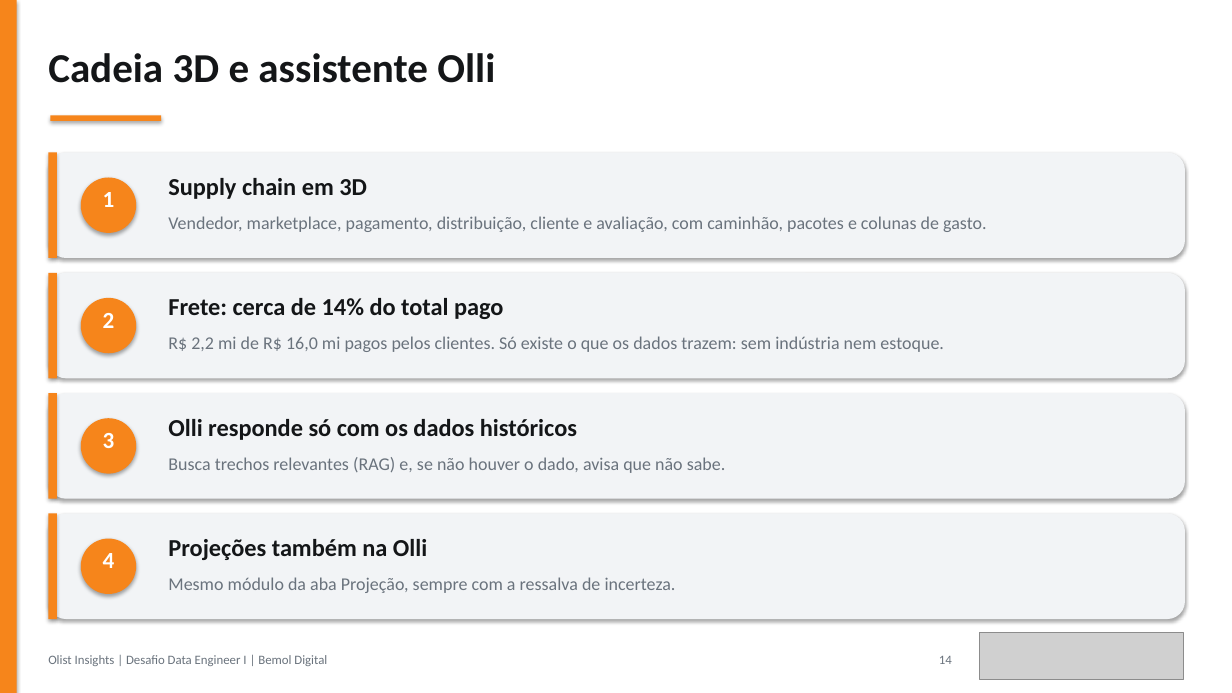
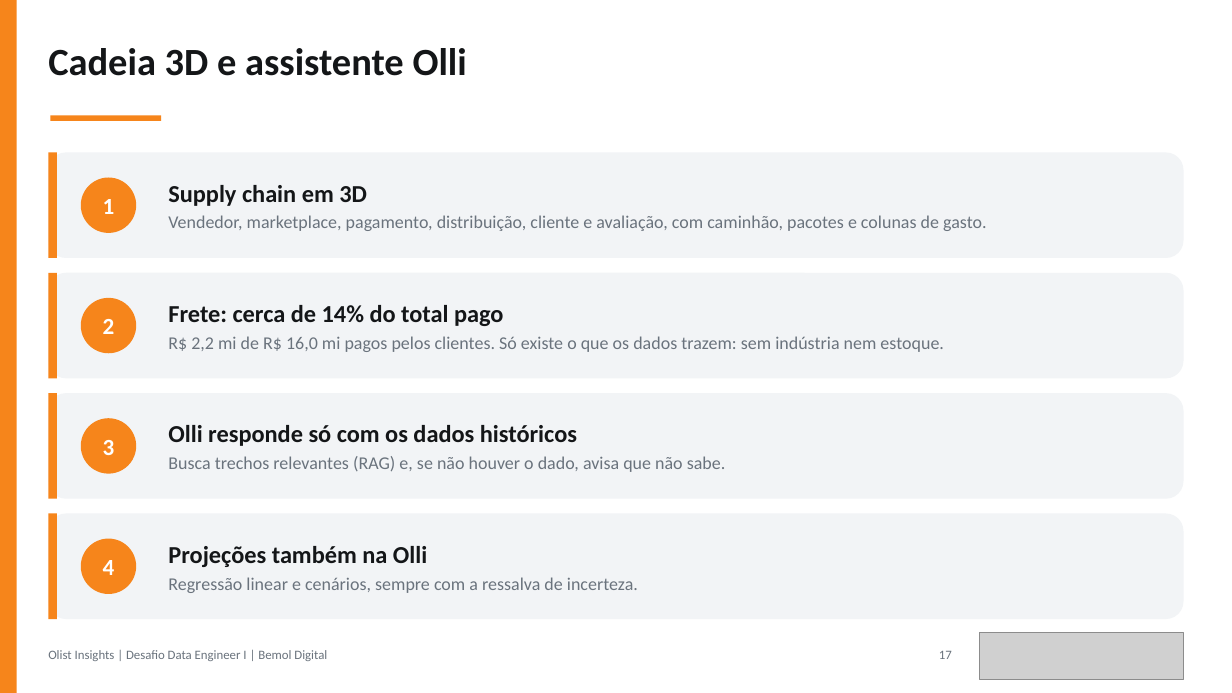
Before and after one commit to JulianaBallin/data-engineer-challenge, a slide deck: slide 17 of docs/apresentacao/apresentacao-olist.pptx (slide 14 before the commit). Drawn at 1232x693 pixels with LibreOffice and Linux fonts; fonts in the diff are those of the drawing; grey boxes stand for pictures. Boxes give left, top, right and bottom in pixels: in the first picture for what was removed or moved away, otherwise in the second. Text is boxed around its words. In the diff, an @@ line names an element or a change of style, - is before the commit and + after.

```diff
--- a/docs/apresentacao/apresentacao-olist.pptx
+++ b/docs/apresentacao/apresentacao-olist.pptx
@@ rectangle removed at (x1=0, y1=0, x2=1232, y2=693) @@
@@ text "Cadeia 3D e assistente Olli" at (x1=48, y1=48, x2=467, y2=76): size 32 to 30 pt @@
@@ text "Supply chain em 3D" moved from (x1=168, y1=216, x2=987, y2=232) to (x1=168, y1=185, x2=987, y2=231) @@
@@ text removed at (x1=168, y1=178, x2=367, y2=199) @@
-Supply chain em 3D
@@ text in ellipse at (x1=103, y1=199, x2=115, y2=214): text added @@
+1
@@ text removed at (x1=103, y1=192, x2=115, y2=207) @@
-1
@@ text at (x1=168, y1=185, x2=367, y2=206): paragraph added @@
+Supply chain em 3D
@@ less space between paragraphs; vertical alignment top to middle; fill none to #F6851B in 3 elements at (x1=80, y1=539, x2=136, y2=594), (x1=80, y1=419, x2=136, y2=474), (x1=80, y1=298, x2=136, y2=353) @@
@@ ellipse "2" resized from (x1=103, y1=313, x2=115, y2=328) to (x1=80, y1=298, x2=136, y2=353) @@
@@ ellipse removed at (x1=80, y1=298, x2=136, y2=353) @@
@@ text "Frete: cerca de 14% do ..." moved from (x1=168, y1=336, x2=944, y2=352) to (x1=168, y1=305, x2=944, y2=352) @@
@@ text removed at (x1=168, y1=298, x2=503, y2=319) @@
-Frete: cerca de 14% do total pago
@@ text at (x1=168, y1=305, x2=503, y2=326): paragraph added @@
+Frete: cerca de 14% do total pago
@@ shadow off in 11 elements at (x1=0, y1=0, x2=17, y2=693), (x1=50, y1=116, x2=161, y2=121), (x1=48, y1=152, x2=56, y2=258), (x1=48, y1=152, x2=1183, y2=258), (x1=48, y1=514, x2=56, y2=619), (x1=48, y1=514, x2=1183, y2=619), (x1=80, y1=177, x2=136, y2=233), (x1=48, y1=273, x2=56, y2=378), (x1=48, y1=273, x2=1183, y2=378), (x1=48, y1=393, x2=56, y2=498), (x1=48, y1=393, x2=1183, y2=498) @@
@@ rectangle moved from (x1=48, y1=514, x2=56, y2=619) to (x1=48, y1=393, x2=56, y2=498) @@
@@ rounded rectangle moved from (x1=48, y1=514, x2=1185, y2=619) to (x1=48, y1=393, x2=1183, y2=498) @@
@@ ellipse "3" resized from (x1=103, y1=433, x2=115, y2=448) to (x1=80, y1=419, x2=136, y2=474) @@
@@ ellipse removed at (x1=80, y1=419, x2=136, y2=474) @@
@@ text "Olli responde só com os ..." moved from (x1=168, y1=457, x2=726, y2=473) to (x1=168, y1=425, x2=726, y2=472) @@
@@ text removed at (x1=168, y1=419, x2=577, y2=440) @@
-Olli responde só com os dados históricos
@@ text at (x1=168, y1=425, x2=577, y2=446): paragraph added @@
+Olli responde só com os dados históricos
@@ rectangle moved from (x1=48, y1=393, x2=56, y2=498) to (x1=48, y1=514, x2=56, y2=619) @@
@@ rounded rectangle moved from (x1=48, y1=393, x2=1185, y2=498) to (x1=48, y1=514, x2=1183, y2=619) @@
@@ ellipse "4" resized from (x1=103, y1=553, x2=115, y2=568) to (x1=80, y1=539, x2=136, y2=594) @@
@@ ellipse removed at (x1=80, y1=539, x2=136, y2=594) @@
@@ vertical alignment top to middle in 4 elements at (x1=168, y1=185, x2=987, y2=231), (x1=168, y1=305, x2=944, y2=352), (x1=168, y1=425, x2=726, y2=472), (x1=168, y1=546, x2=638, y2=593) @@
@@ text removed at (x1=168, y1=539, x2=427, y2=560) @@
-Projeções também na Olli
@@ text at (x1=168, y1=546, x2=638, y2=593): text changed @@
-Mesmo módulo da aba Projeção, sempre com a ressalva de incerteza.
+Projeções também na Olli
+Regressão linear e cenários, sempre com a ressalva de incerteza.
@@ text "Olist Insights | Desafio Data ..." moved from (x1=48, y1=655, x2=327, y2=666) to (x1=48, y1=650, x2=327, y2=661) @@
@@ text at (x1=939, y1=651, x2=952, y2=659): text changed @@
-14
+17
```
Also in this commit, not shown: 14 other slides changed, 5 slides added, 2 slides removed, 8 other files.
